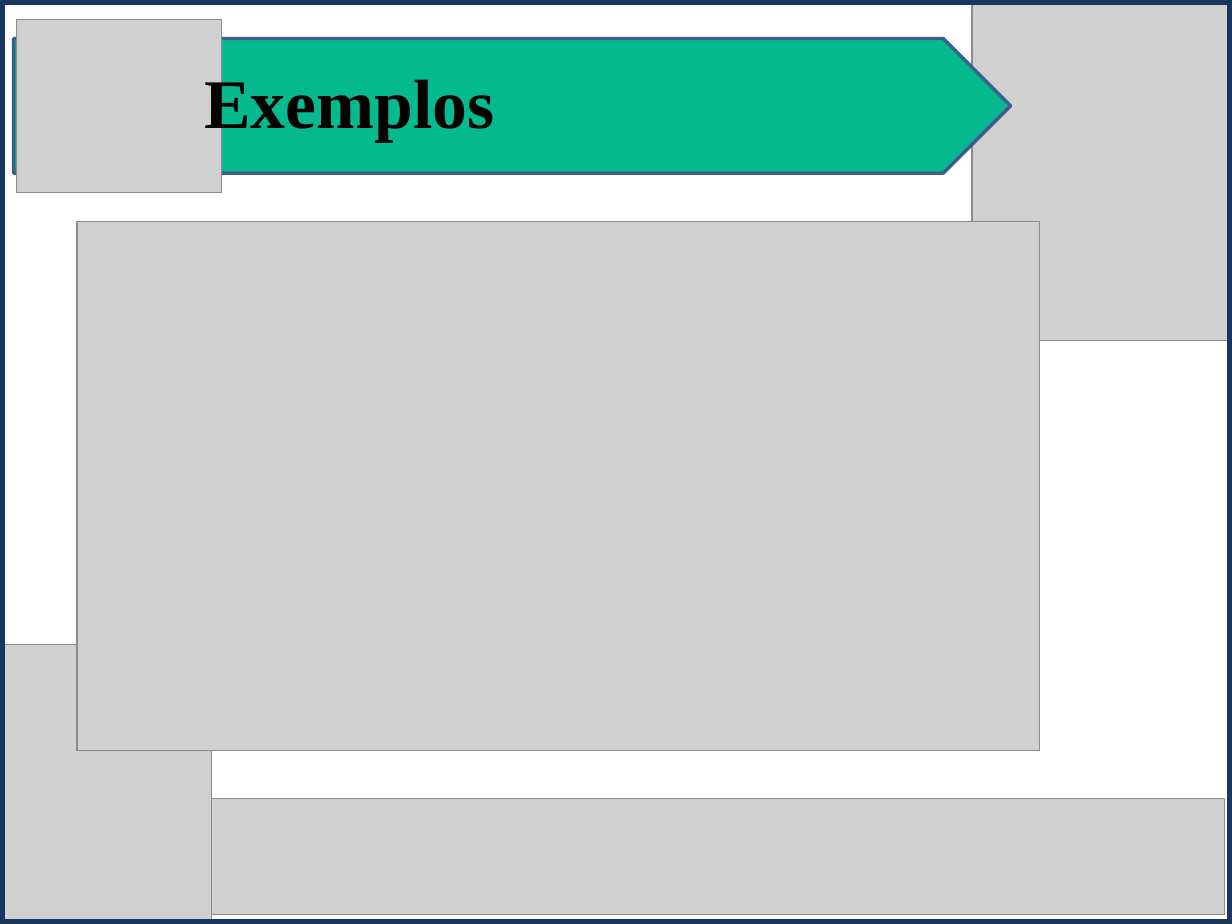
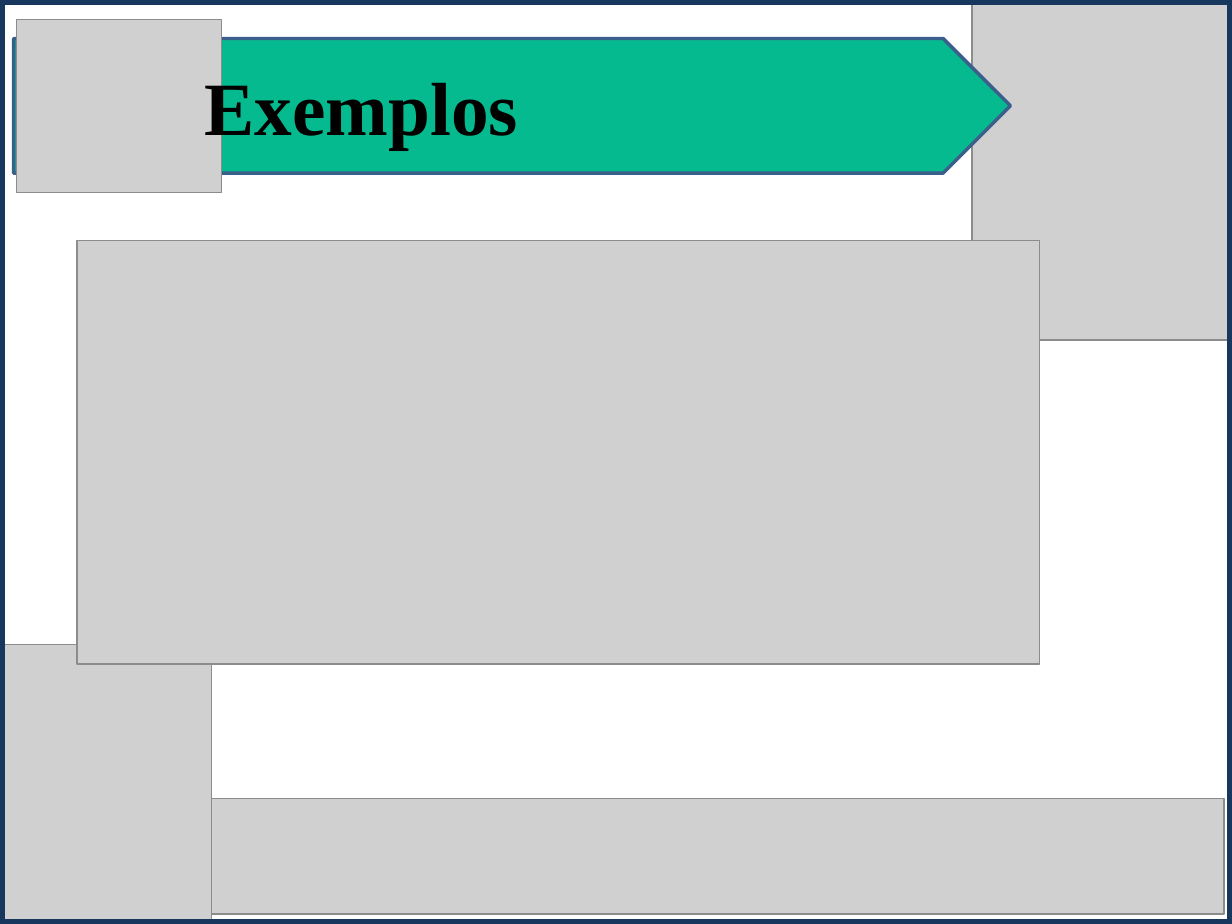
Before and after one commit to isamartins/t018_DesenvolvimentoWeb, a slide deck: slide 8 of trabalho_av2/Vuejs_Apresentacao.pptx. Drawn at 1232x924 pixels with LibreOffice and Linux fonts; fonts in the diff are those of the drawing; grey boxes stand for pictures. Boxes give left, top, right and bottom in pixels: in the first picture for what was removed or moved away, otherwise in the second. Text is boxed around its words. In the diff, an @@ line names an element or a change of style, - is before the commit and + after.

```diff
--- a/trabalho_av2/Vuejs_Apresentacao.pptx
+++ b/trabalho_av2/Vuejs_Apresentacao.pptx
@@ text "Exemplos" at (x1=205, y1=77, x2=518, y2=150): size 40.7 to 44 pt; line spacing 0.9 to 1 @@
@@ picture resized from (x1=76, y1=222, x2=1039, y2=752) to (x1=76, y1=240, x2=1039, y2=664) @@
```
Also in this commit, not shown: 14 other slides changed, 1 slide added, 1 slide removed, 3 other files.
